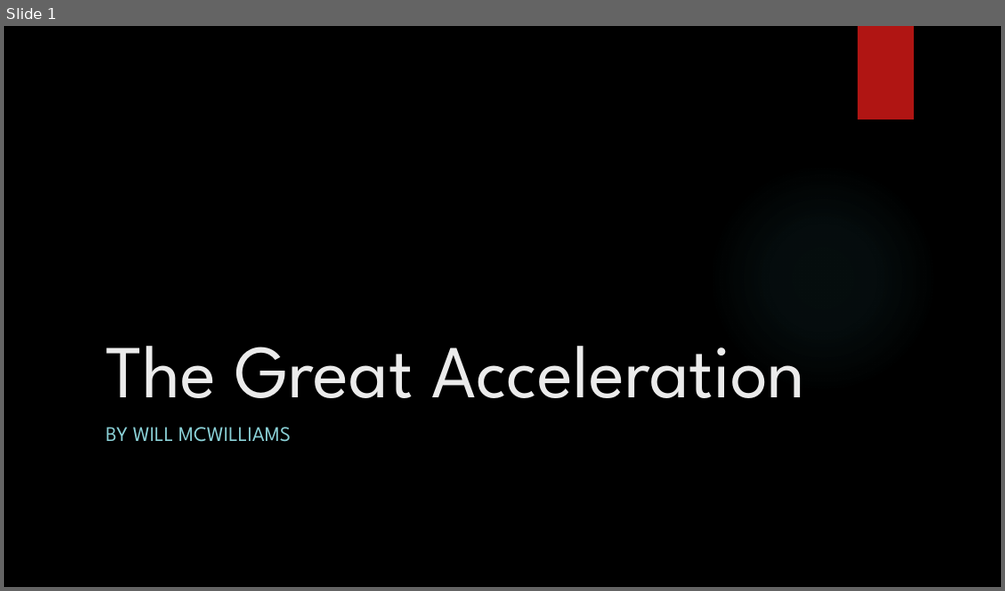
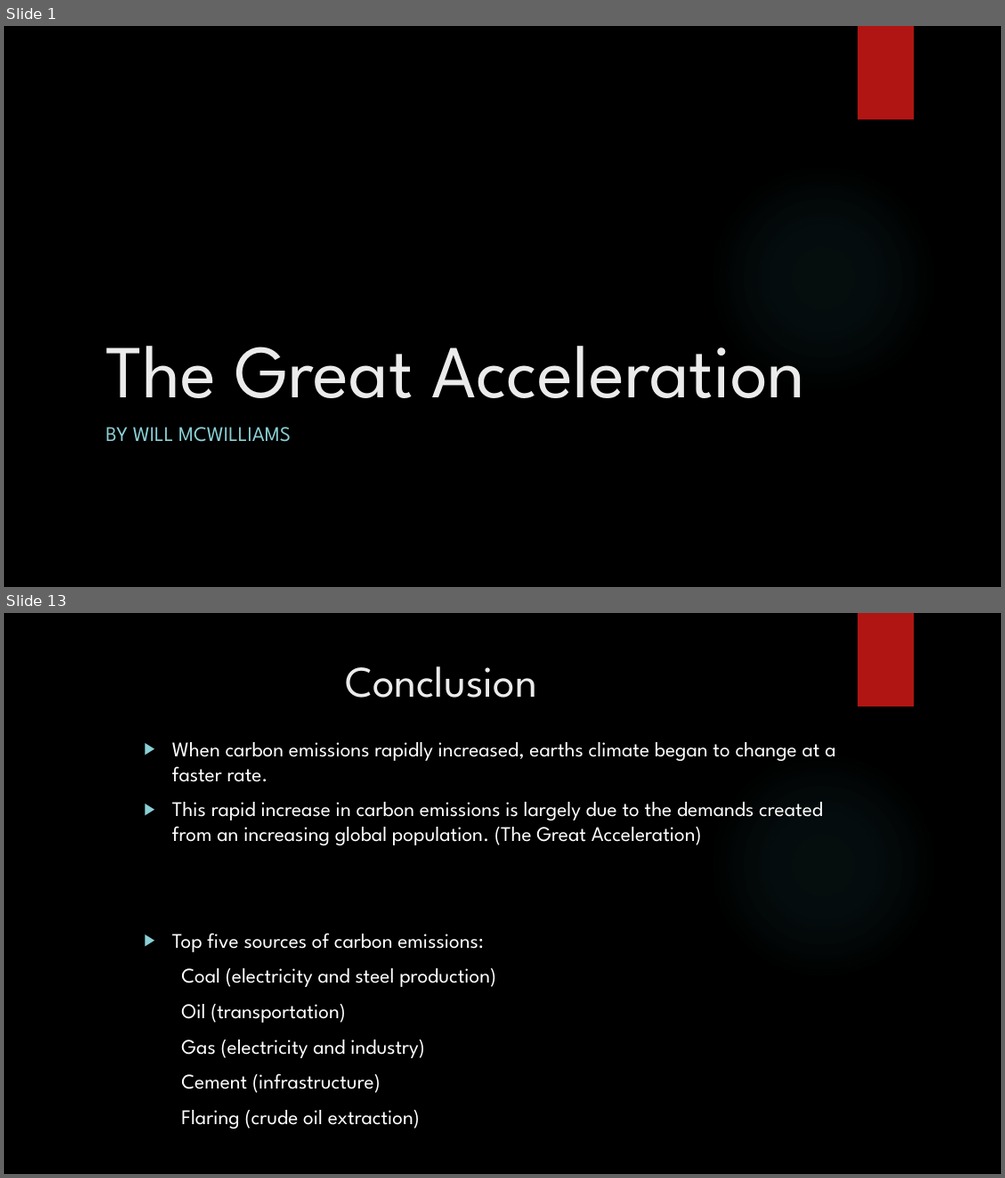
Before and after one commit to WMcWilliams15/NSS-Capstone, a slide deck: Power_Point/The Great Acceleration.pptx. Shown one above the other, each under a label of ours: slide 1 before the commit, slides 1 and 13 after it; the slides between them are not shown. The pictures are 1005x591 and 1005x1178 pixels, drawn with LibreOffice and Linux fonts; fonts in the diff are those of the drawing; background and template pictures are left out. Boxes give left, top, right and bottom in pixels: in the first picture for what was removed or moved away, otherwise in the second. Text is boxed around its words. In the diff, an @@ line names an element or a change of style, - is before the commit and + after.

```diff
--- a/Power_Point/The Great Acceleration.pptx
+++ b/Power_Point/The Great Acceleration.pptx
@@ slide 13 added at [4, 613, 1001, 1174], background picture (left out); not listed: 2 template elements that a slide beside it also shows @@
@@ title added at [346, 666, 537, 698], 42 pt, text #EBEBEB @@
+Conclusion
@@ text added at [172, 742, 835, 1128], 20 pt, text #FFFFFF @@
+▶ When carbon emissions rapidly increased, earths climate began to change at a faster rate.
+▶ This rapid increase in carbon emissions is largely due to the demands created from an increasing global population. (The Great Acceleration)
+▶ Top five sources of carbon emissions:
+Coal (electricity and steel production)
+Oil (transportation)
+Gas (electricity and industry)
+Cement (infrastructure)
+Flaring (crude oil extraction)
```
Also in this commit, not shown: 9 slides changed, 4 other slides added, 4 slides removed, 2 other files.
